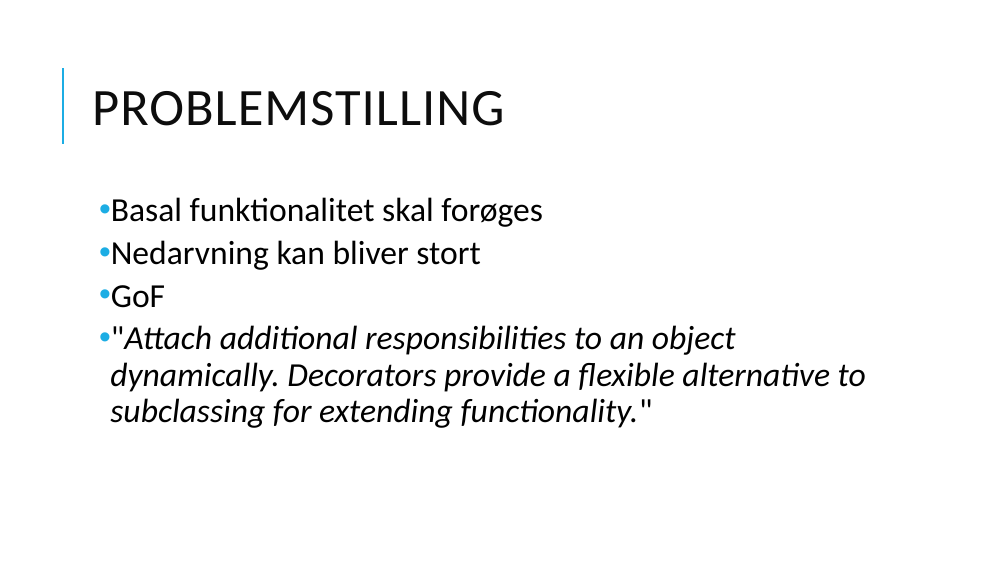
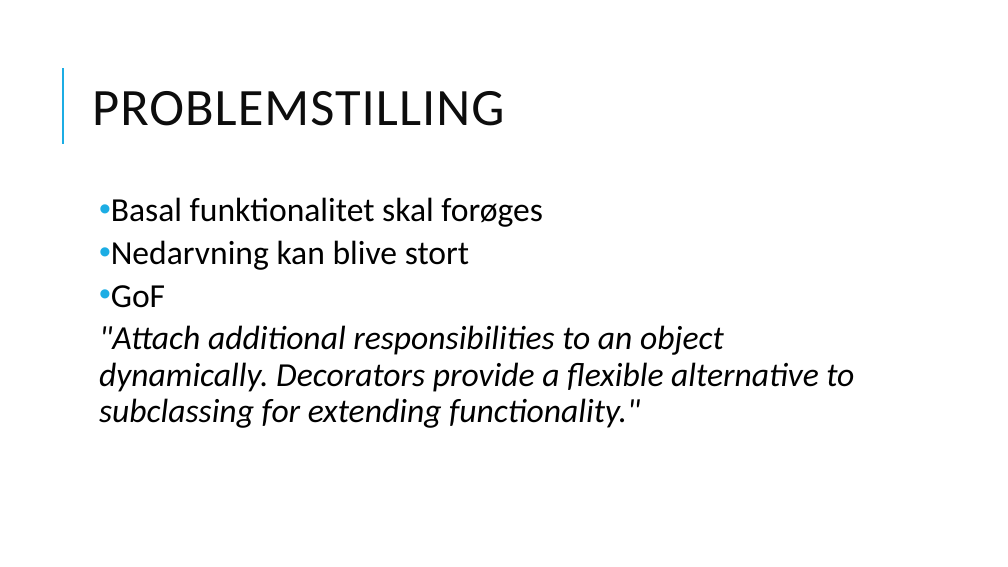
Before and after one commit to niklasmmsoerensen/SWD_DecoratorPattern, a slide deck: slide 2 of Decorator Pattern.pptx. Drawn at 1008x567 pixels with LibreOffice and Linux fonts; fonts in the diff are those of the drawing. Boxes give left, top, right and bottom in pixels: in the first picture for what was removed or moved away, otherwise in the second. Text is boxed around its words. In the diff, an @@ line names an element or a change of style, - is before the commit and + after.

```diff
--- a/Decorator Pattern.pptx
+++ b/Decorator Pattern.pptx
@@ text at (111,240,469,270): text changed @@
-  • Nedarvning kan bliver stort
+  • Nedarvning kan blive stort
@@ text at (99,325,854,428): italic on in ""Attach functionality.""; bullet • to none @@
```
Also in this commit, not shown: 2 other slides changed.
